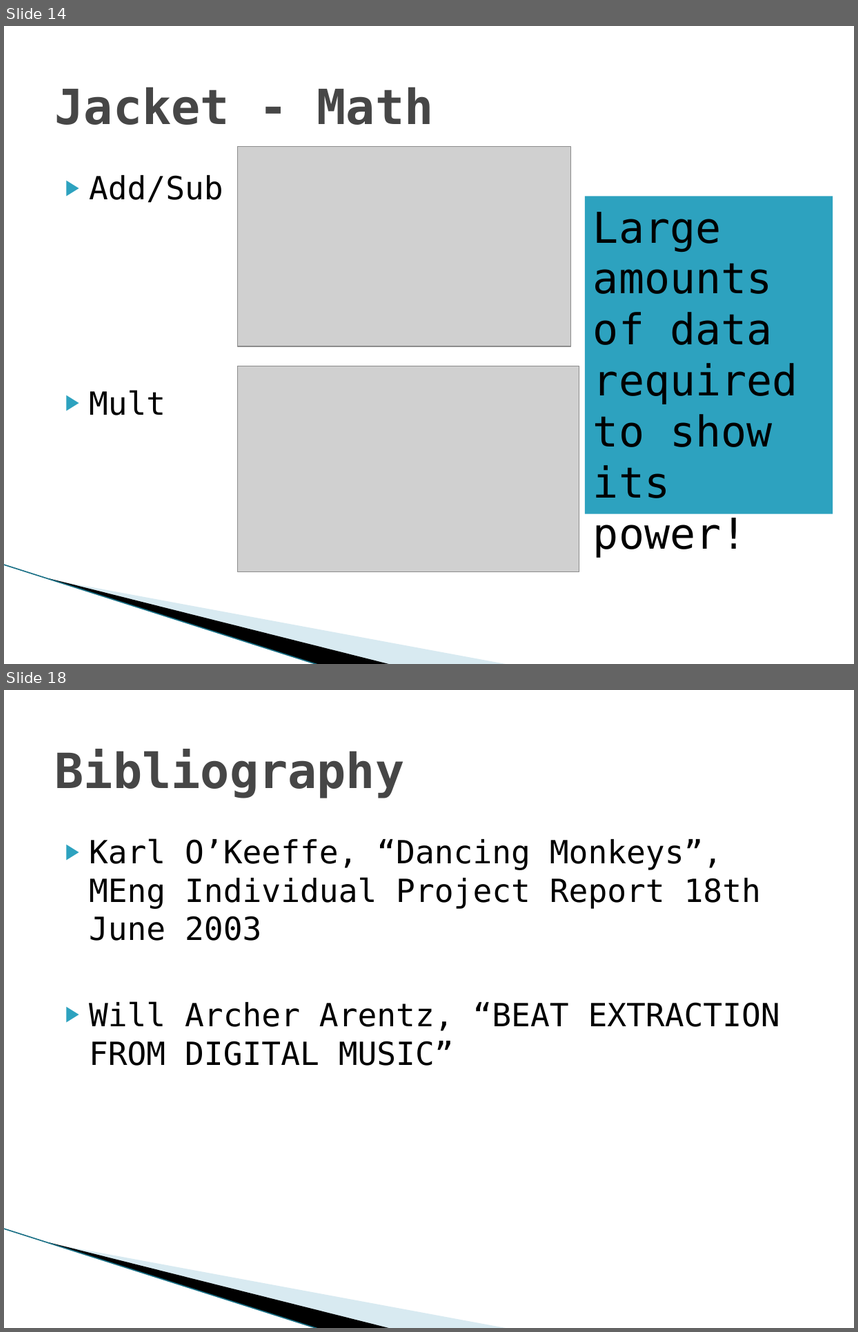
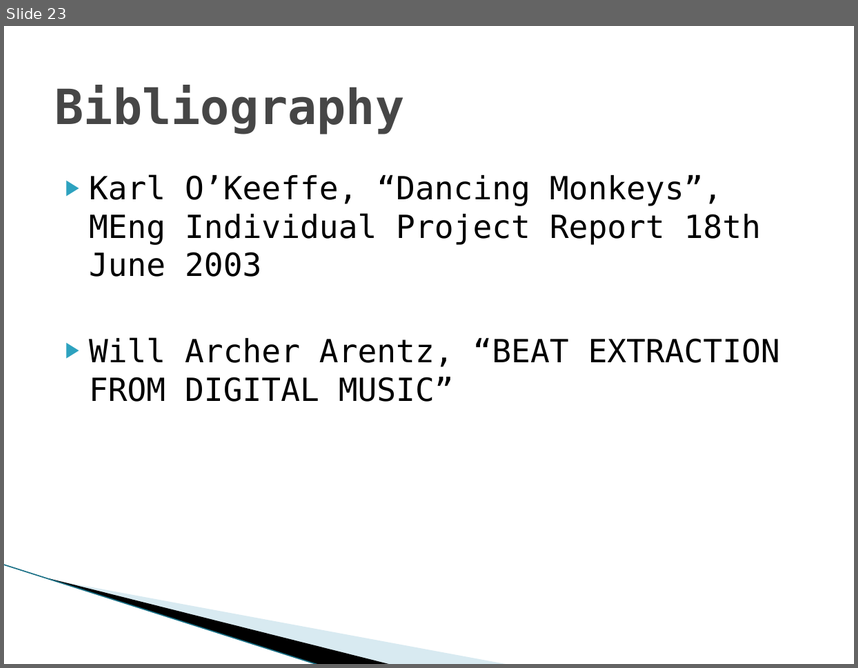
Before and after one commit to Keripo/DancingMonkeysAccelerated, a slide deck: final/presentation.pptx. Shown one above the other, each under a label of ours: slides 14 and 18 before the commit, slide 23 after it; the slides between them are not shown. The pictures are 858x1332 and 858x668 pixels, drawn with LibreOffice and Linux fonts; fonts in the diff are those of the drawing; grey boxes stand for pictures; background and template pictures are left out. Boxes give left, top, right and bottom in pixels: in the first picture for what was removed or moved away, otherwise in the second. Text is boxed around its words. In the diff, an @@ line names an element or a change of style, - is before the commit and + after.

```diff
--- a/final/presentation.pptx
+++ b/final/presentation.pptx
@@ slide 14 removed at box(4, 26, 854, 664), background #FFFFFF; not listed: 3 template elements that a slide beside it also shows @@
@@ title removed at box(55, 87, 434, 125) @@
-Jacket - Math
@@ picture removed at box(238, 147, 571, 346) @@
@@ text removed at box(89, 175, 223, 415) @@
-▶ Add/Sub
-▶ Mult
@@ rectangle removed at box(584, 196, 833, 514) @@
-Large amounts
-of data required to show its power!
@@ picture removed at box(238, 366, 579, 572) @@
@@ what was slide 18 is now slide 23 @@
```
Also in this commit, not shown: 6 slides changed, 11 slides added, 5 other slides removed.
